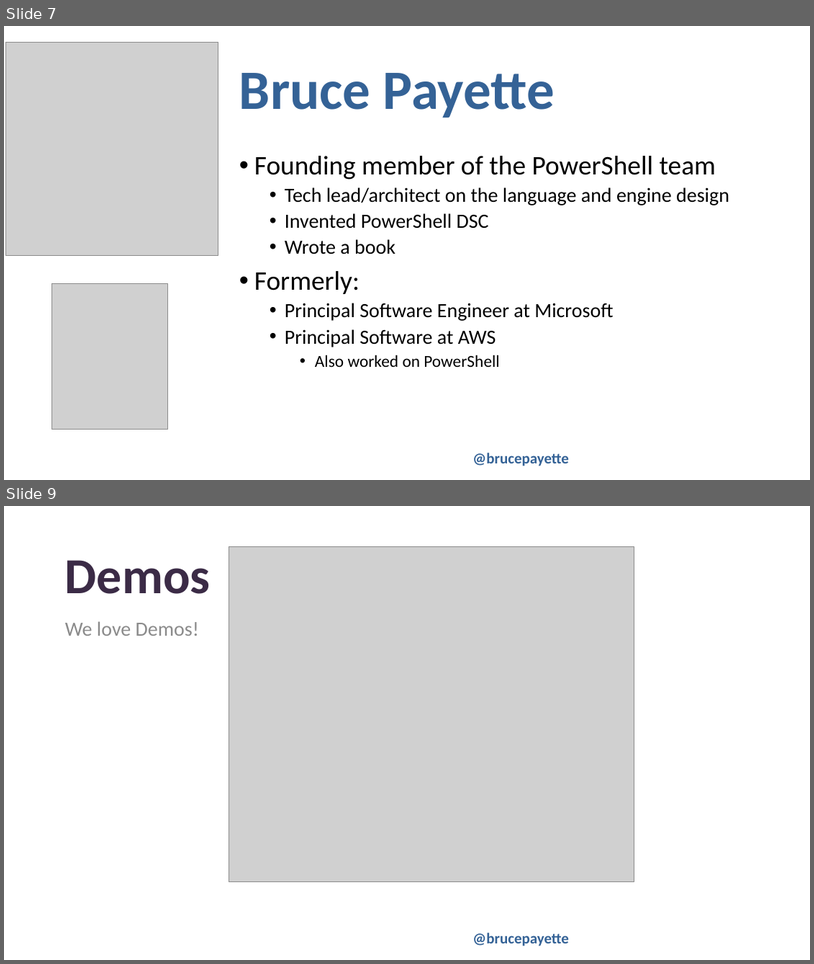
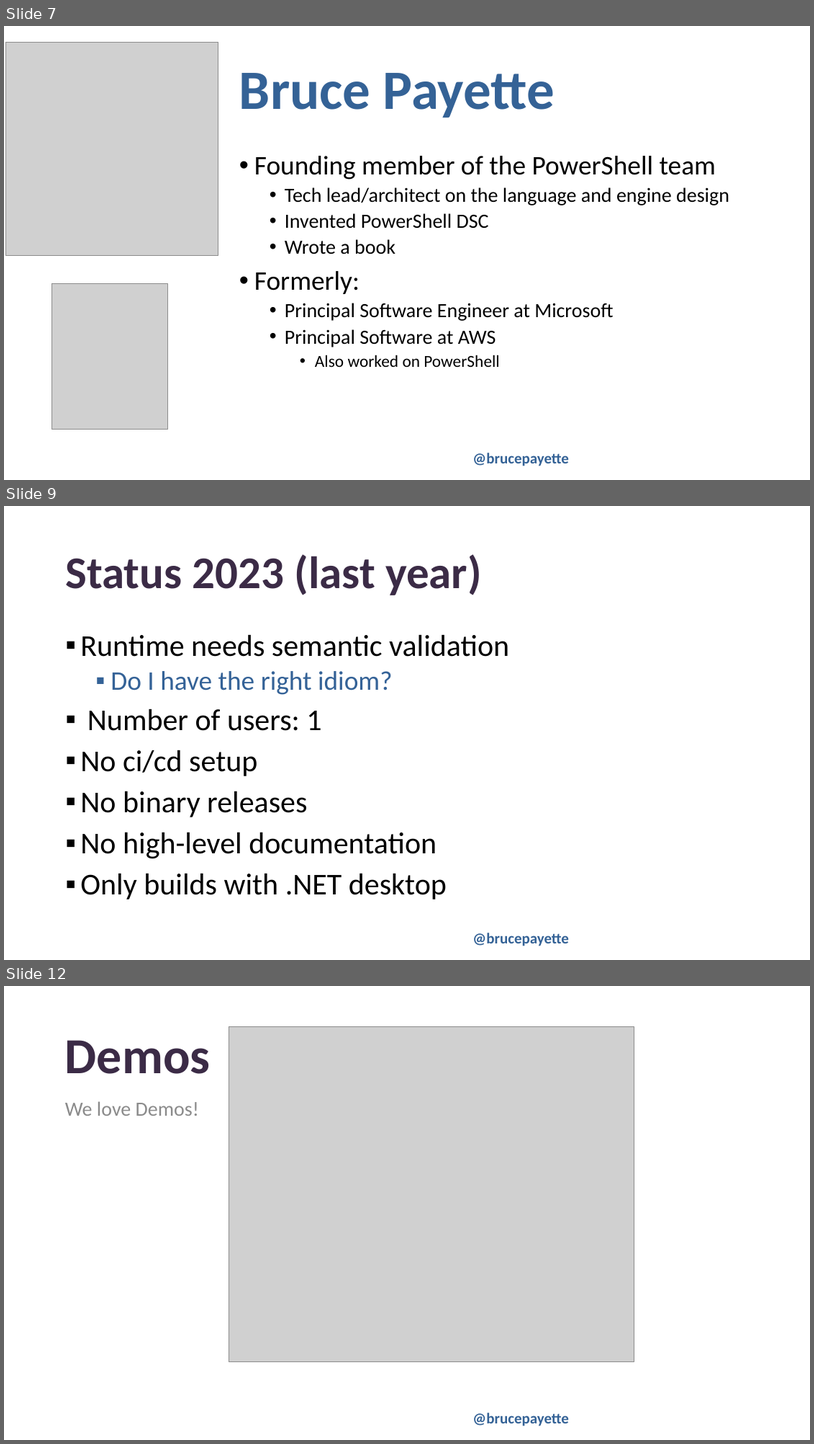
Before and after one commit to BrucePay/PSConfEU2024, a slide deck: payette_2024_braid.pptx. Shown one above the other, each under a label of ours: slides 7 and 9 before the commit, slides 7, 9 and 12 after it; the slides between them are not shown. The pictures are 814x964 and 814x1444 pixels, drawn with LibreOffice and Linux fonts; fonts in the diff are those of the drawing; grey boxes stand for pictures; background and template pictures are left out. Boxes give left, top, right and bottom in pixels: in the first picture for what was removed or moved away, otherwise in the second. Text is boxed around its words. In the diff, an @@ line names an element or a change of style, - is before the commit and + after.

```diff
--- a/payette_2024_braid.pptx
+++ b/payette_2024_braid.pptx
@@ slide 9 added at [4,506,810,960], background picture (left out); not listed: 1 template element that a slide beside it also shows @@
@@ title added at [65,554,482,595], 54 pt, text #3B2B46, bold @@
+Status 2023 (last year)
@@ text added at [80,635,509,899], 36 pt, text #000000 @@
+▪ Runtime needs semantic validation
+  ▪ Do I have the right idiom?
+▪ Number of users: 1
+▪ No ci/cd setup
+▪ No binary releases
+▪ No high-level documentation
+▪ Only builds with .NET desktop
@@ what was slide 9 is now slide 12 @@
```
Also in this commit, not shown: 2 slides changed, 3 other slides added, 1 other file.
